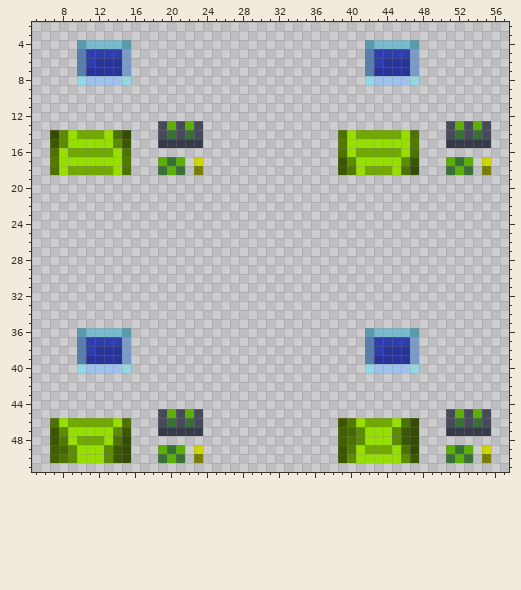
Pixel-art sprite, stored at Resources/Textures/EstacaoPirata/Structures/Machines/Xenobiology/extract_scanner.rsi/scanner_active.png. Above, as it was before the edit.
The file is 64x64 pixels. Colours within 5 levels of each other are drawn and written as one. Shown: x 5..57, y 2..51.
After:
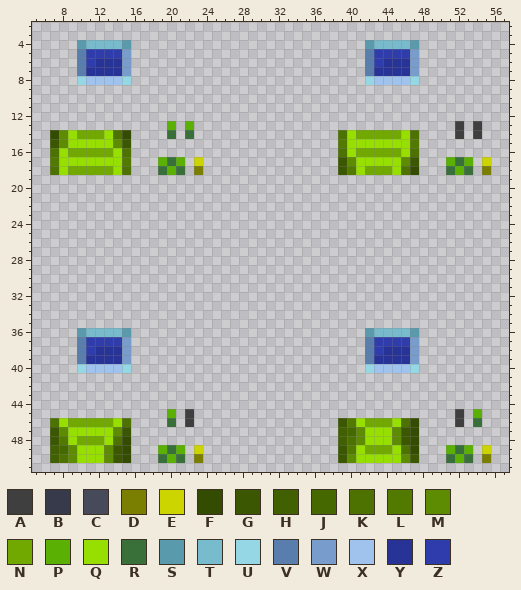
Palette (. is transparent): A #3f3f3f  B #373a4b  C #474a5b  D #7a7f01  E #cdd500  F #344c01  G #3b5701  H #416001  J #466801  K #4d7201  L #527a01  M #5d8b01  N #71a901  P #5ab103  Q #96df01  R #396f39  S #599bac  T #78bbcc  U #95d7e5  V #597dac  W #789dcc  X #9fc3ec  Y #283397  Z #2f3dac
Difference:
{"y":13,"x":19,"old":"C","new":"."}
{"y":13,"x":21,"old":"C","new":"."}
{"y":13,"x":23,"old":"C","new":"."}
{"y":13,"x":51,"old":"CPCPC","new":".A.A."}
{"y":14,"x":19,"old":"C","new":"."}
{"y":14,"x":21,"old":"C","new":"."}
{"y":14,"x":23,"old":"C","new":"."}
{"y":14,"x":51,"old":"CRCRC","new":".A.A."}
{"y":15,"x":19,"old":"BBBBB","new":"....."}
{"y":15,"x":51,"old":"BBBBB","new":"....."}
{"y":45,"x":19,"old":"C","new":"."}
{"y":45,"x":21,"old":"CPC","new":".A."}
{"y":45,"x":51,"old":"CPC","new":".A."}
{"y":45,"x":55,"old":"C","new":"."}
{"y":46,"x":19,"old":"C","new":"."}
{"y":46,"x":21,"old":"CRC","new":".A."}
{"y":46,"x":51,"old":"CRC","new":".A."}
{"y":46,"x":55,"old":"C","new":"."}
{"y":47,"x":19,"old":"BBBBB","new":"....."}
{"y":47,"x":51,"old":"BBBBB","new":"....."}
